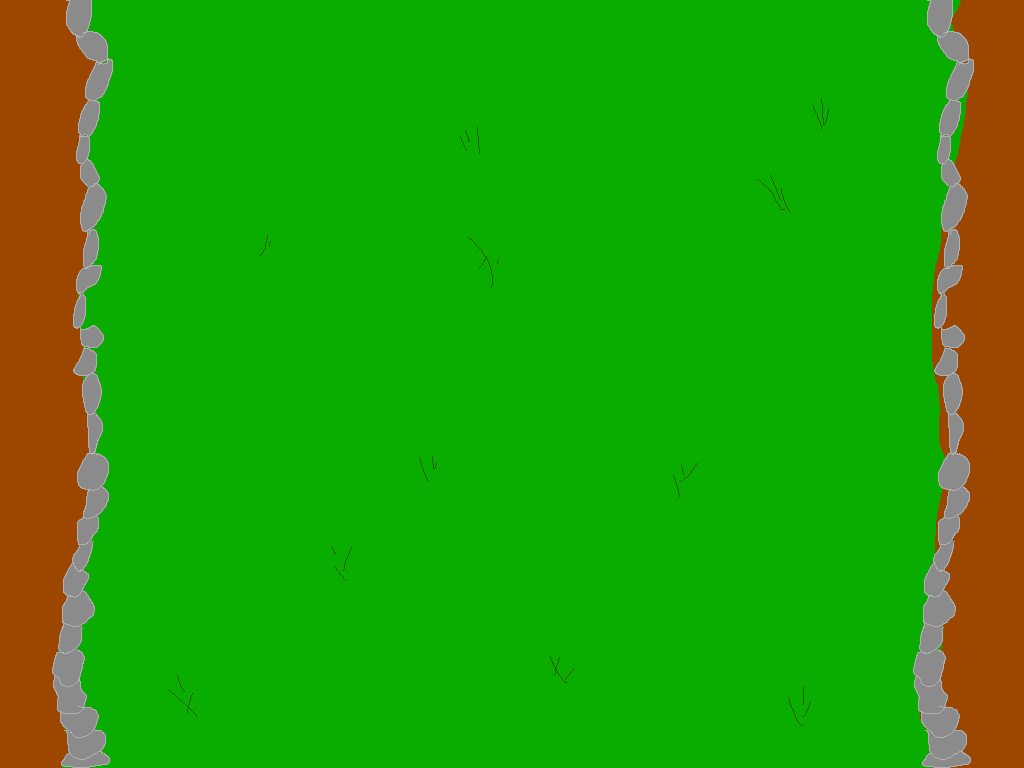
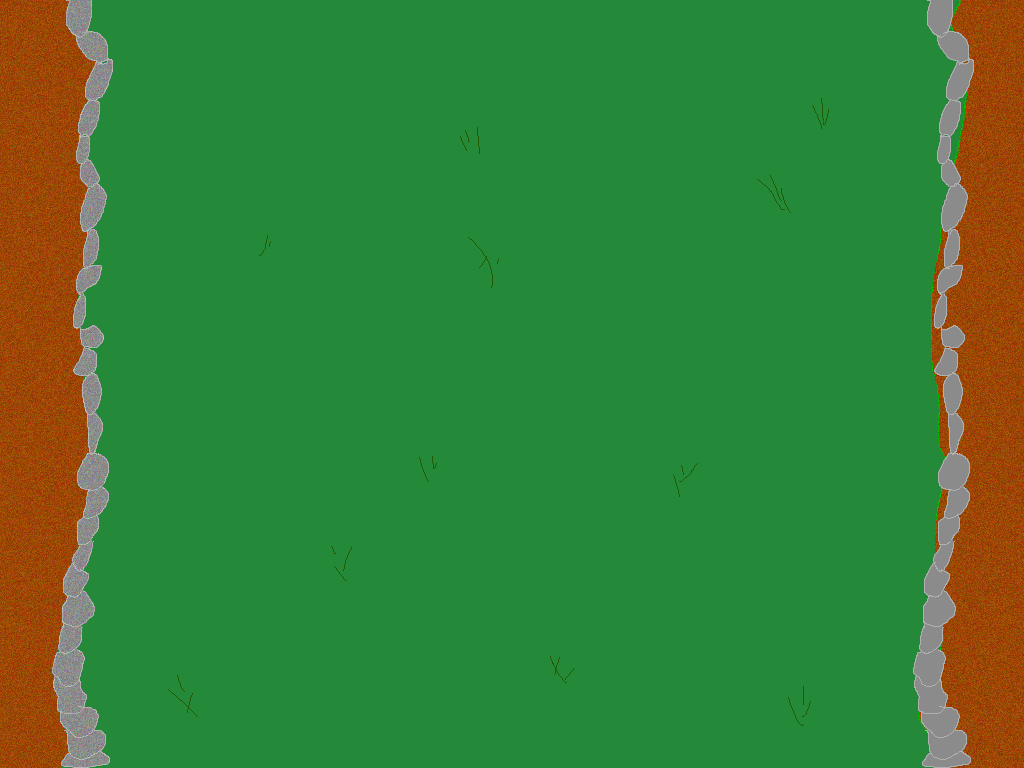
Revision of a layered w=1024, h=768 image; what changed, layer by layer:
painted on "Layer 1" over [52, 0, 1024, 768]
removed layer "Background" over [0, 0, 1024, 768]
added layer "Layer 5" above "Layer 4" over [0, 0, 951, 768]
added layer "Layer 4" over [54, 0, 1024, 768]
